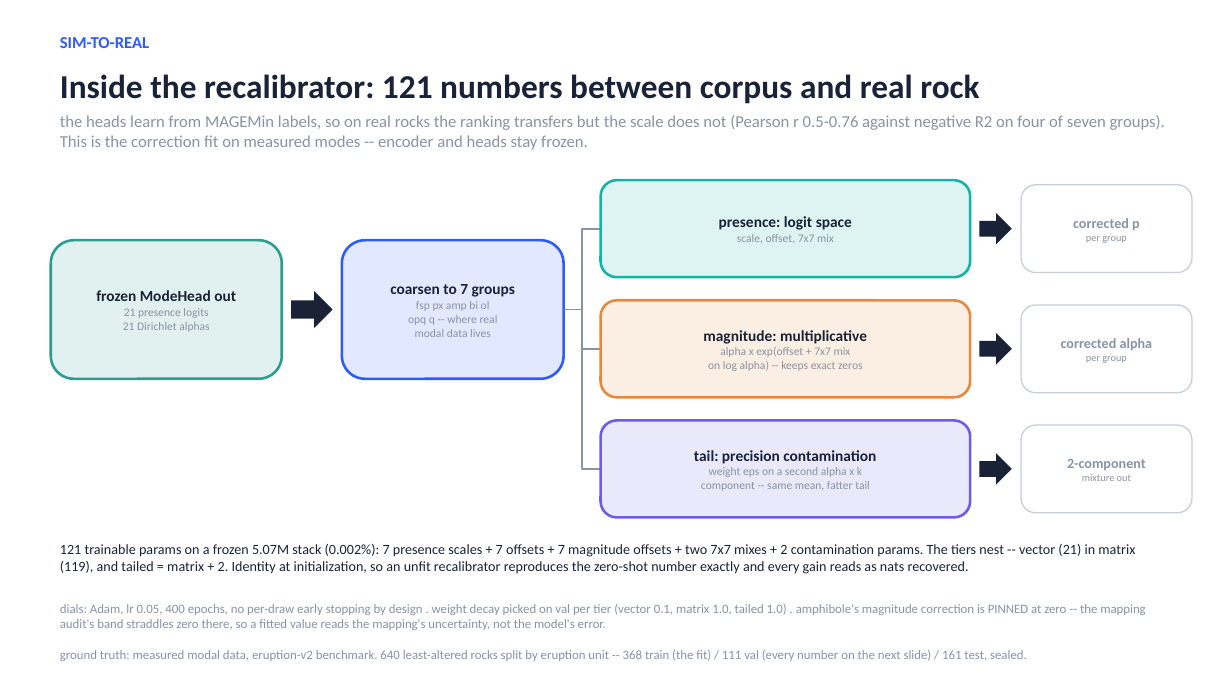
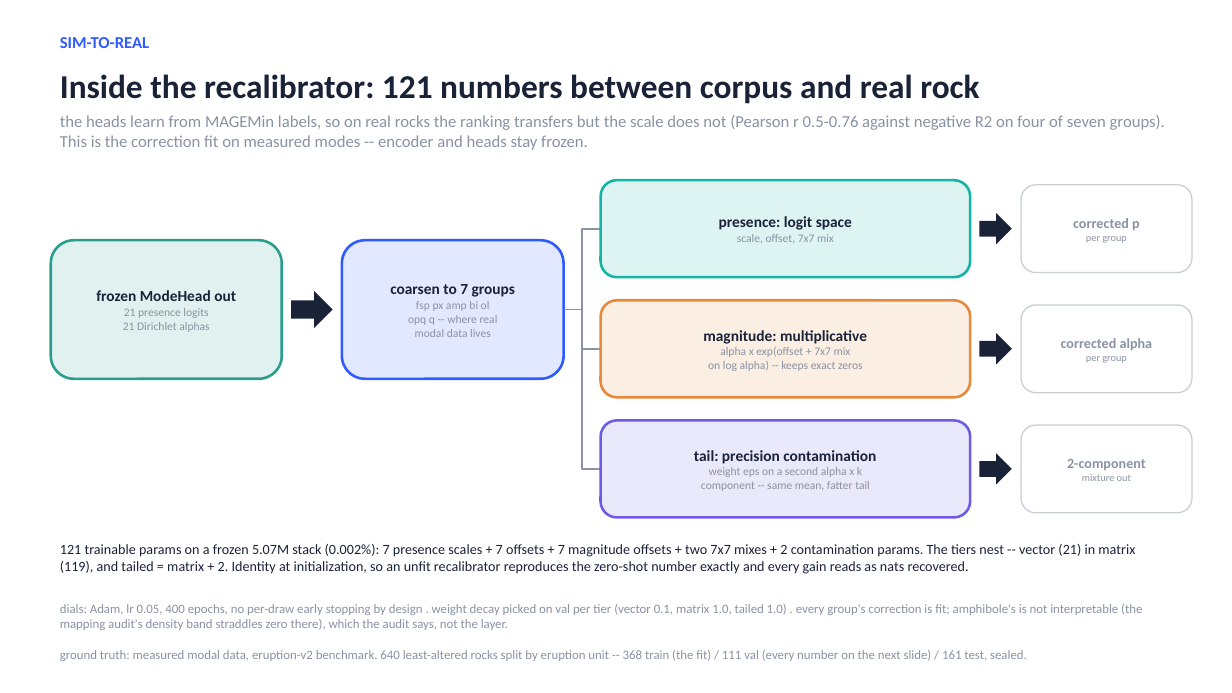
Before and after one commit to matthew-j-liu/phasecast, a slide deck: slide 22 of slides/overview.pptx. Drawn at 1232x693 pixels with LibreOffice and Linux fonts; fonts in the diff are those of the drawing. Boxes give left, top, right and bottom in pixels: in the first picture for what was removed or moved away, otherwise in the second. Text is boxed around its words. In the diff, an @@ line names an element or a change of style, - is before the commit and + after.

Commit message:
retire the amphibole magnitude pin (#67 item 3): every group's correction is fit and weight decay lands an unidentifiable one at zero on its own; the interpretability caveat moves to the mapping audit; switch, mask buffer, and their two tests deleted; deck caption regenerated

```diff
--- a/slides/overview.pptx
+++ b/slides/overview.pptx
@@ text at (60, 604, 1142, 630): text changed @@
-dials: Adam, lr 0.05, 400 epochs, no per-draw early stopping by design . weight decay picked on val per tier (vector 0.1, matrix 1.0, tailed 1.0) . amphibole's magnitude correction is PINNED at zero -- the mapping audit's band straddles zero there, so a fitted value reads the mapping's uncertainty, not the model's error.
+dials: Adam, lr 0.05, 400 epochs, no per-draw early stopping by design . weight decay picked on val per tier (vector 0.1, matrix 1.0, tailed 1.0) . every group's correction is fit; amphibole's is not interpretable (the mapping audit's density band straddles zero there), which the audit says, not the layer.
```
Also in this commit, not shown: 9 other files.
